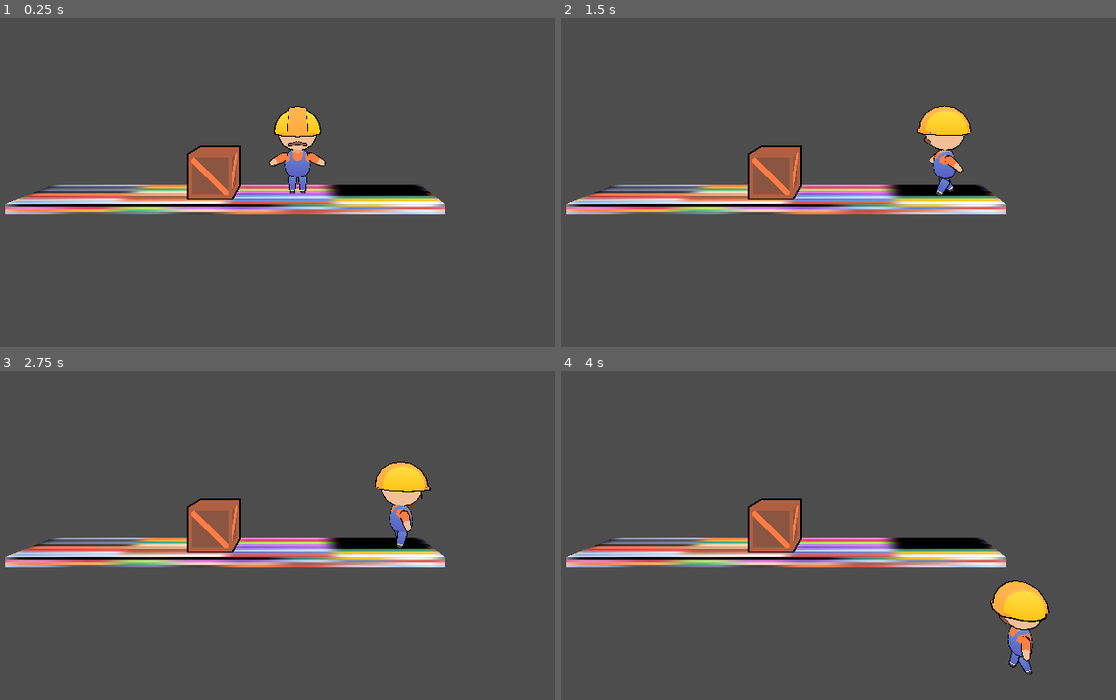
Above: before the commit, frames 1-4 (two rows, left to right).
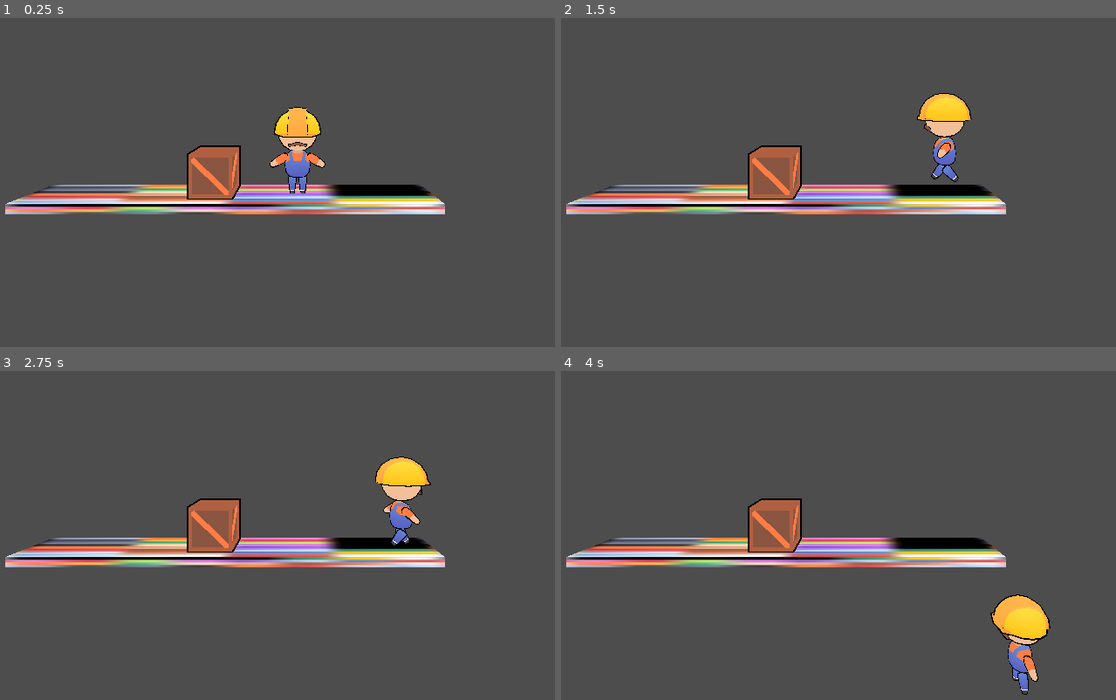
Above: after the commit, the same moments.

Repository: Pr4shantHere/Time-Loop-Source
Game: Godot game, scene res://scripts/main.tscn
The game is run twice, just before and just after one commit, with the same random seed, the same clock (stepped at 60 frames per second) and the same inputs. The project has no main scene, so this scene is started directly.
Inputs:
- Up to frame 1 (0.25 s): no input
- Up to frame 2 (1.5 s): hold Right (Right) 0.53-1.28 s; hold Space (Jump) 0.53-1.28 s; hold Left (Left) from 1.28 s (still down); tap Space (Jump) at 1.35 s
- Up to frame 3 (2.75 s): tap Space (Jump) at 1.52, 1.82 s; release Left (Left) at 2.03 s; hold Right (Right) from 2.03 s (still down); hold Space (Jump) from 2.03 s (still down)
- Up to frame 4 (4 s): release Space (Jump) at 2.78 s; tap Space (Jump) at 2.85, 3.02, 3.32 s; release Right (Right) at 3.53 s; hold Left (Left) from 3.53 s (still down); hold Space (Jump) from 3.53 s (still down)

The runs differ from the first frame. In frame 1, 0.2% of the frame differs, in the area x 48-59%, y 26-49%; in frame 2, 1.7%; in frame 3, 0.9%; in frame 4, 2.0%, in the area x 77-89%, y 63-99%.

Commit message:
Added Jump Buffering

Diff:
--- a/scripts/character.gd
+++ b/scripts/character.gd
@@ -5,6 +5,7 @@
 
 var dir : int = 0
 var canJump : bool
+var jumpInputCheck : bool #for the jump buffering
 var isGrounded
 
 func _ready() -> void:
@@ -17,20 +18,32 @@
 	if inputaxis > 0:
 		dir = 1
 		rotation.y = deg_to_rad(90)
-		get_child(3).get_child(1).play("RUN") #gets the GIC Player then gets its Animation player
+		if isGrounded:
+			get_child(3).get_child(1).play("RUN") #gets the GIC Player then gets its Animation player
+		else:
+			get_child(3).get_child(1).play("JUMP")
+
 	elif inputaxis < 0:
 		dir = -1
 		rotation.y = deg_to_rad(-90)
-		get_child(3).get_child(1).play("RUN")
+		if isGrounded:
+			get_child(3).get_child(1).play("RUN")
+		else:
+			get_child(3).get_child(1).play("JUMP")
+
 	else:
 		dir = 0
 		rotation.y = 0
-		get_child(3).get_child(1).play("IDLE")
+		if isGrounded:
+			get_child(3).get_child(1).play("IDLE")
+		else:
+			get_child(3).get_child(1).play("JUMP")
 
 	linear_velocity.x = SPEED * dir * delta
 
 	if canJump && isGrounded:
 		Jump(delta)
+		canJump = false
 
 	if $"Ground Check".is_colliding():
 		isGrounded = true
@@ -44,17 +57,23 @@
 	elif linear_velocity.y > 0:
 		gravity_scale = 3
 
-
-
+	if $JumpBufferingCheck.is_colliding():
+		jumpInputCheck = true
+	else:
+		jumpInputCheck = false
 
 func _input(event: InputEvent) -> void:
-	if event.is_action_pressed("Jump"):
-		if isGrounded:
+	if jumpInputCheck:
+		if event.is_action_pressed("Jump"):
 			canJump = true
-		else:
-			canJump = false
-	if event.is_action_released("Jump"):
+	else:
 		canJump = false
+			#if isGrounded:
+				#canJump = true
+			#else:
+				#canJump = false
+		#if event.is_action_released("Jump"):
+			#canJump = false
 
 func Jump(delta):
 	linear_velocity.y = JUMPSPEED * delta
--- a/scripts/character.tscn
+++ b/scripts/character.tscn
@@ -37,3 +37,7 @@
 
 [node name="GIC Player" parent="." instance=ExtResource("4_x1pyt")]
 transform = Transform3D(1, 0, 0, 0, 1, 0, 0, 0, 1, 0, -1, 0)
+
+[node name="JumpBufferingCheck" type="RayCast3D" parent="."]
+transform = Transform3D(1, 0, 0, 0, 1, 0, 0, 0, 1, 0, -0.0920087, 0)
+target_position = Vector3(0, -3.5, 0)
